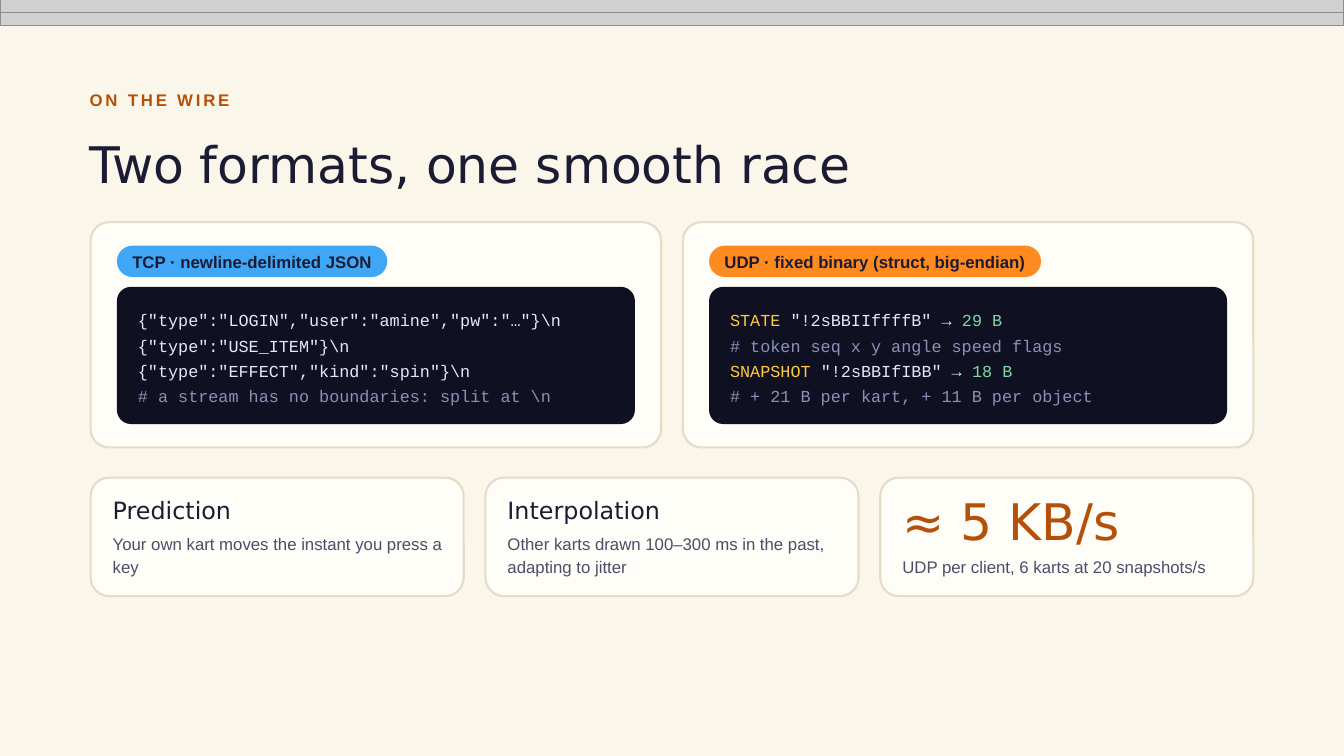
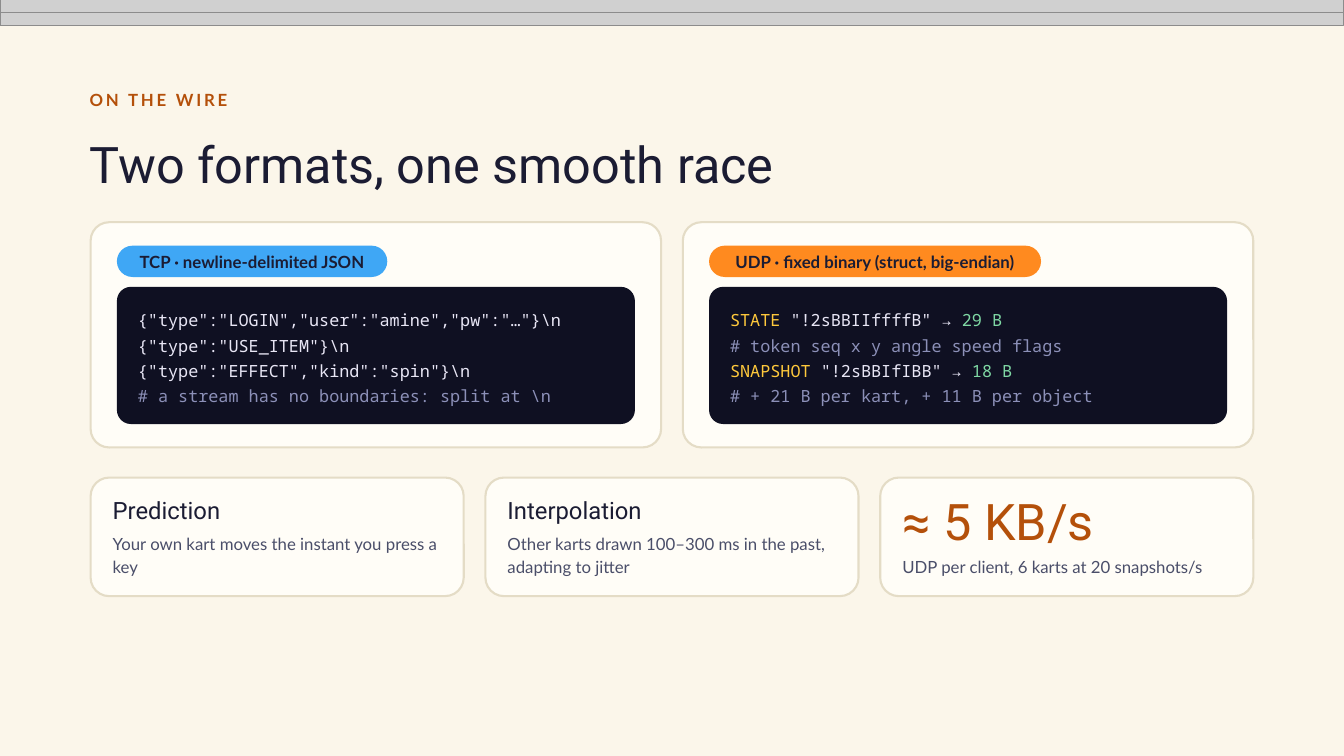
Before and after one commit to BachaBey/Racing-Karts, a slide deck: slide 11 of docs/Turbo Kart Arena – Project 2 (animated).pptx (slide 10 before the commit). Drawn at 1344x756 pixels with LibreOffice and Linux fonts; fonts in the diff are those of the drawing; grey boxes stand for pictures. Boxes give left, top, right and bottom in pixels: in the first picture for what was removed or moved away, otherwise in the second. Text is boxed around its words. In the diff, an @@ line names an element or a change of style, - is before the commit and + after.

Commit message:
Presentation: Windows fonts (Bahnschrift, Segoe UI, Consolas) and new socket-initialization slide

```diff
--- a/docs/Turbo Kart Arena – Project 2 (animated).pptx
+++ b/docs/Turbo Kart Arena – Project 2 (animated).pptx
@@ rounded rectangle "{"type":"LOGIN","user":"amine","pw":"…"}\n" at bbox=[117, 287, 635, 424]: font Courier New to Noto Sans Mono @@
@@ rounded rectangle "STATE "!2sBBIIffffB" → 29 B" at bbox=[709, 287, 1227, 424]: font Courier New to Noto Sans Mono @@
@@ font DejaVu Sans to Roboto in 4 elements at bbox=[90, 144, 774, 190], bbox=[113, 501, 221, 520], bbox=[507, 501, 641, 524], bbox=[943, 504, 1094, 543] @@
@@ font Arial to Lato in 6 elements at bbox=[90, 93, 227, 106], bbox=[117, 246, 387, 277], bbox=[709, 246, 1041, 277], bbox=[113, 537, 437, 576], bbox=[507, 537, 825, 576], bbox=[902, 560, 1203, 576] @@
```
Also in this commit, not shown: 12 other slides changed, 1 slide added.
